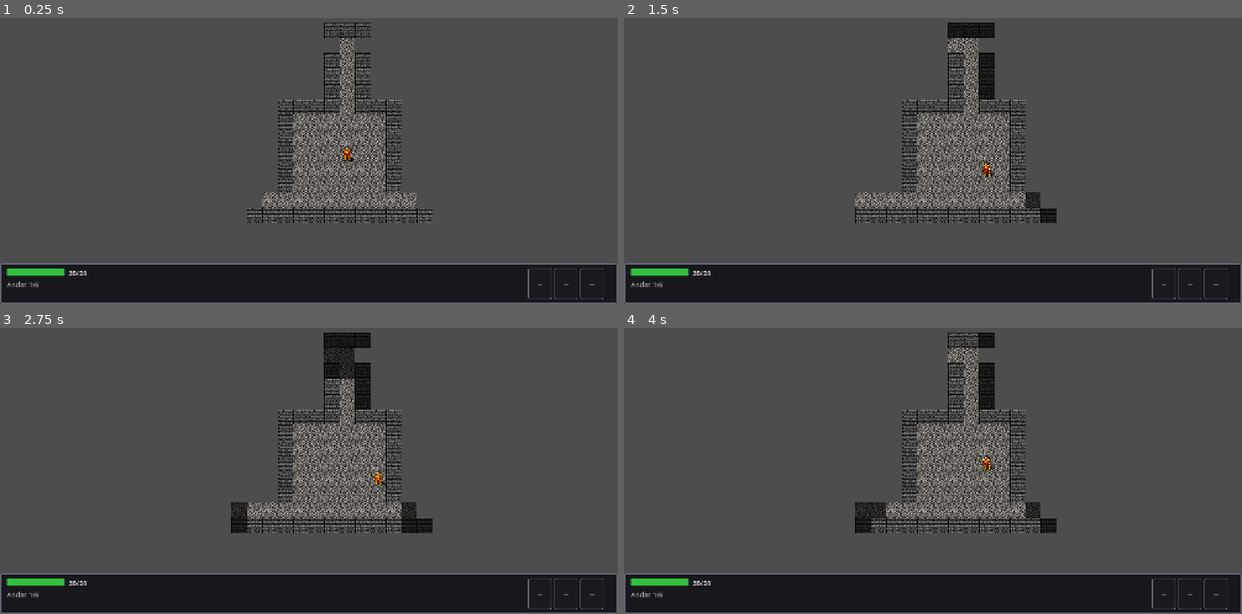
Above: before the commit, frames 1-4 (two rows, left to right).
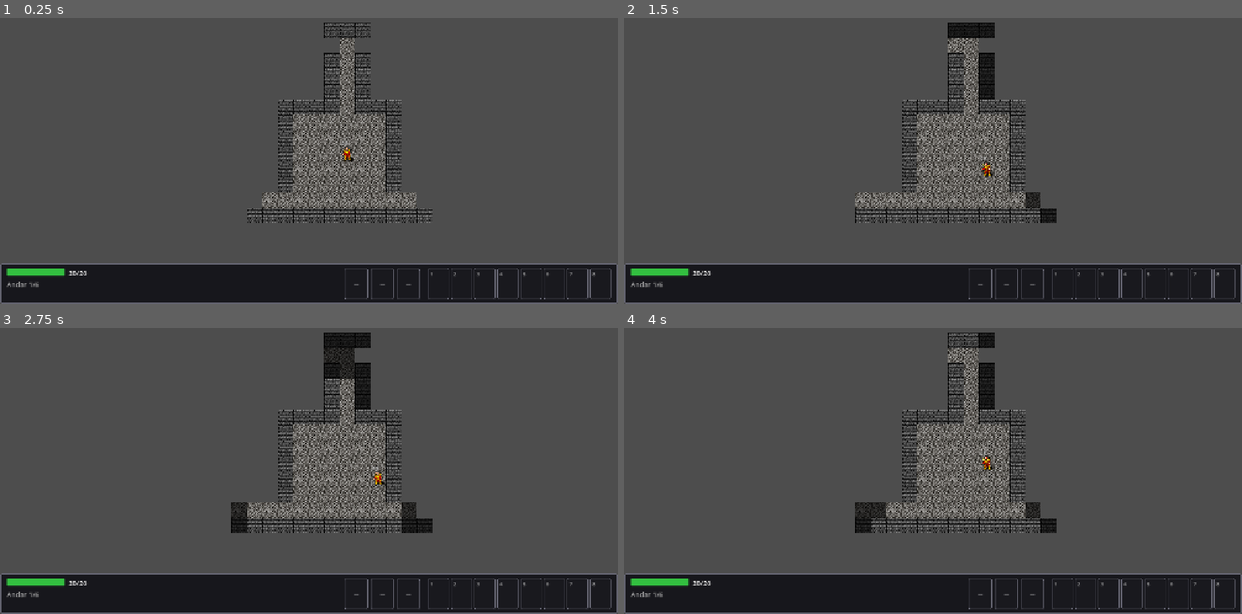
Above: after the commit, the same moments.

Repository: NicolasDeNigris91/Public_Roguelike
Game: Godot game, scene res://scenes/main.tscn
The game is run twice, just before and just after one commit, with the same random seed, the same clock (stepped at 60 frames per second) and the same inputs.
Inputs:
- Up to frame 1 (0.25 s): no input
- Up to frame 2 (1.5 s): tap Enter at 0.5 s; hold Right 0.53-1.28 s; tap R at 0.6 s; hold Down from 1.28 s (still down); tap 1 at 1.35 s
- Up to frame 3 (2.75 s): tap Space at 2 s; release Down at 2.03 s; hold Right from 2.03 s (still down); tap 8 at 2.1 s
- Up to frame 4 (4 s): tap Enter at 2.75 s; release Right at 2.78 s; hold Up 2.78-3.53 s; tap R at 2.85 s; tap Space at 3.5 s; hold Left from 3.53 s (still down); tap 1 at 3.6 s

The runs differ from the first frame. In frame 1, 0.5% of the frame differs, in the area x 55-99%, y 87-99%; in frame 2, 0.5%; in frame 3, 0.5%; in frame 4, 0.5%.

Commit message:
feat: Hotbar bag region (8 numbered slots auto-compacting)

Diff:
--- a/scripts/hotbar.gd
+++ b/scripts/hotbar.gd
@@ -13,6 +13,8 @@
 const HP_COLOR_HIGH := Color(0.20, 0.75, 0.25, 1)
 
 const EQUIPPED_SLOT_SIZE := Vector2(48, 64)
+const BAG_SLOT_SIZE := Vector2(44, 58)
+const BAG_SLOT_COUNT: int = 8
 const SLOT_ICON_SIZE: int = 32
 const SLOT_BG_FILLED := Color(0.14, 0.14, 0.17, 0.95)
 const SLOT_BG_EMPTY := Color(0.10, 0.10, 0.12, 0.95)
@@ -28,6 +30,7 @@
 var _weapon_slot: Dictionary
 var _armor_slot: Dictionary
 var _ring_slot: Dictionary
+var _bag_slots: Array = []
 
 @onready var status_container: HBoxContainer = $PanelContainer/MarginContainer/HBoxContainer/StatusContainer
 @onready var equipped_container: HBoxContainer = $PanelContainer/MarginContainer/HBoxContainer/EquippedContainer
@@ -37,6 +40,7 @@
 	layer = 5
 	_build_status()
 	_build_equipped()
+	_build_bag()
 
 func _build_status() -> void:
 	var vbox := VBoxContainer.new()
@@ -171,10 +175,84 @@
 
 	panel.add_theme_stylebox_override("panel", stylebox)
 
+func _build_bag() -> void:
+	for i in range(BAG_SLOT_COUNT):
+		var panel := PanelContainer.new()
+		panel.custom_minimum_size = BAG_SLOT_SIZE
+
+		var margin := MarginContainer.new()
+		margin.add_theme_constant_override("margin_left", 4)
+		margin.add_theme_constant_override("margin_top", 4)
+		margin.add_theme_constant_override("margin_right", 4)
+		margin.add_theme_constant_override("margin_bottom", 4)
+		panel.add_child(margin)
+
+		var stack := Control.new()
+		stack.size_flags_horizontal = Control.SIZE_EXPAND_FILL
+		stack.size_flags_vertical = Control.SIZE_EXPAND_FILL
+		margin.add_child(stack)
+
+		var number_label := Label.new()
+		number_label.text = str(i + 1)
+		number_label.add_theme_font_size_override("font_size", 10)
+		number_label.add_theme_color_override("font_color", Color(0.7, 0.7, 0.7, 1))
+		number_label.position = Vector2(0, 0)
+		stack.add_child(number_label)
+
+		var icon := TextureRect.new()
+		icon.custom_minimum_size = Vector2(SLOT_ICON_SIZE, SLOT_ICON_SIZE)
+		icon.expand_mode = TextureRect.EXPAND_FIT_HEIGHT_PROPORTIONAL
+		icon.stretch_mode = TextureRect.STRETCH_KEEP_ASPECT_CENTERED
+		icon.anchor_left = 0.5
+		icon.anchor_top = 0.5
+		icon.anchor_right = 0.5
+		icon.anchor_bottom = 0.5
+		icon.offset_left = -16.0
+		icon.offset_top = -16.0
+		icon.offset_right = 16.0
+		icon.offset_bottom = 16.0
+		stack.add_child(icon)
+
+		bag_container.add_child(panel)
+
+		_bag_slots.append({"panel": panel, "icon": icon, "number_label": number_label})
+
+func _refresh_bag() -> void:
+	if player == null:
+		return
+	var bag := player.inventory.bag
+
+	for i in range(BAG_SLOT_COUNT):
+		var slot: Dictionary = _bag_slots[i]
+		var panel: PanelContainer = slot["panel"]
+		var icon: TextureRect = slot["icon"]
+
+		var stylebox := StyleBoxFlat.new()
+		stylebox.border_width_left = 1
+		stylebox.border_width_top = 1
+		stylebox.border_width_right = 1
+		stylebox.border_width_bottom = 1
+		stylebox.border_color = SLOT_BORDER
+		stylebox.corner_radius_top_left = 3
+		stylebox.corner_radius_top_right = 3
+		stylebox.corner_radius_bottom_right = 3
+		stylebox.corner_radius_bottom_left = 3
+
+		if i < bag.size():
+			var item: Item = bag[i]
+			stylebox.bg_color = SLOT_BG_FILLED
+			icon.visible = true
+			icon.texture = item.texture
+		else:
+			stylebox.bg_color = SLOT_BG_EMPTY
+			icon.visible = false
+
+		panel.add_theme_stylebox_override("panel", stylebox)
+
 func refresh() -> void:
 	_refresh_status()
 	_refresh_equipped()
-	# _refresh_bag added in Task 5.
+	_refresh_bag()
 
 func use_consumable_slot(idx: int) -> void:
 	if player == null:
